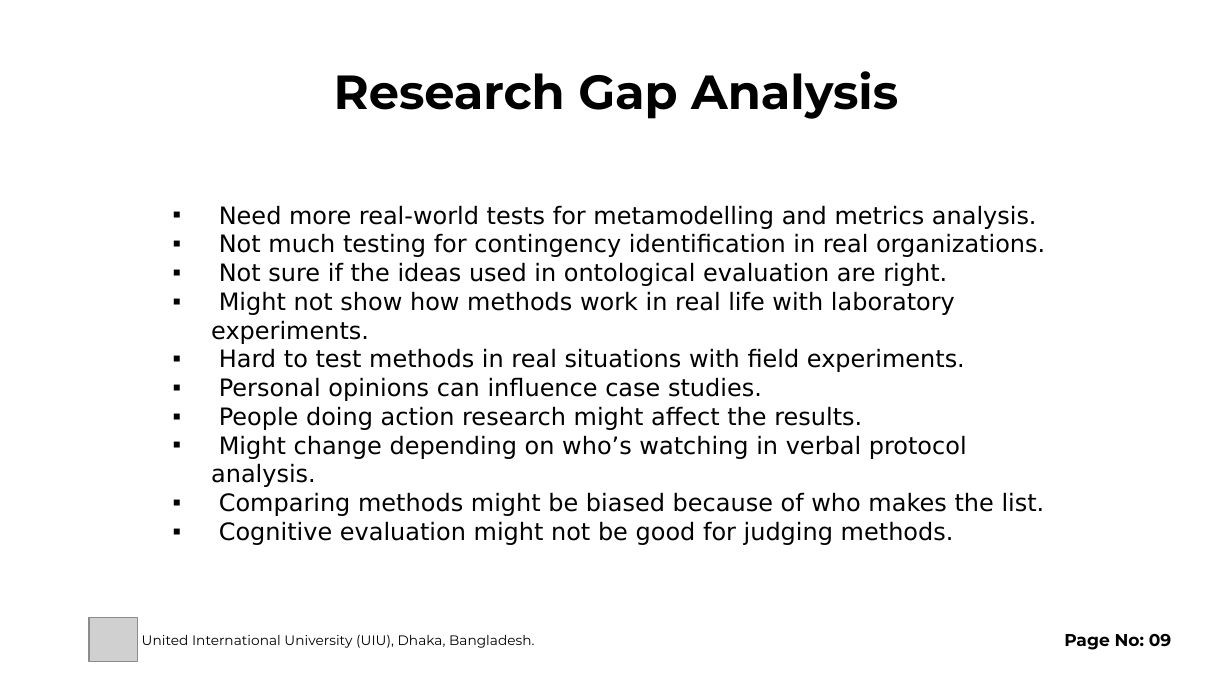
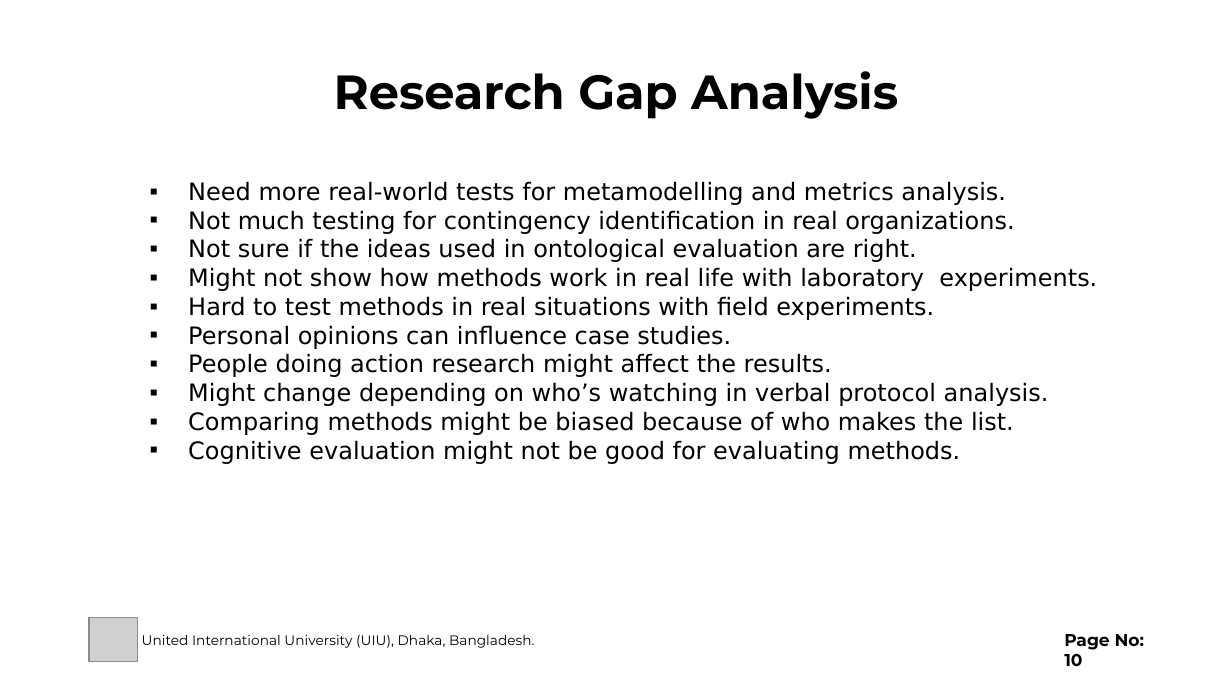
Before and after one commit to SifatNiloy/backups, a slide deck: slide 10 of Reacherch Paper Review.pptx (slide 9 before the commit). Drawn at 1232x693 pixels with LibreOffice and Linux fonts; fonts in the diff are those of the drawing; grey boxes stand for pictures. Boxes give left, top, right and bottom in pixels: in the first picture for what was removed or moved away, otherwise in the second. Text is boxed around its words. In the diff, an @@ line names an element or a change of style, - is before the commit and + after.

Commit message:
research paper slides

```diff
--- a/Reacherch Paper Review.pptx
+++ b/Reacherch Paper Review.pptx
@@ text "Need more real-world tests for ...": place and size @@
-text "Need more real-world tests for ..." at (211, 205, 1045, 545)
+text "Need more real-world tests for ..." at (188, 181, 1097, 464)
@@ text at (188, 440, 961, 464): text changed @@
-▪ Cognitive evaluation might not be good for judging methods.
+▪ Cognitive evaluation might not be good for evaluating methods.
@@ text at (1064, 634, 1144, 667): text changed @@
-Page No: 09
+Page No: 10
```
Also in this commit, not shown: 10 other slides changed, 3 slides added, 2 slides removed.
